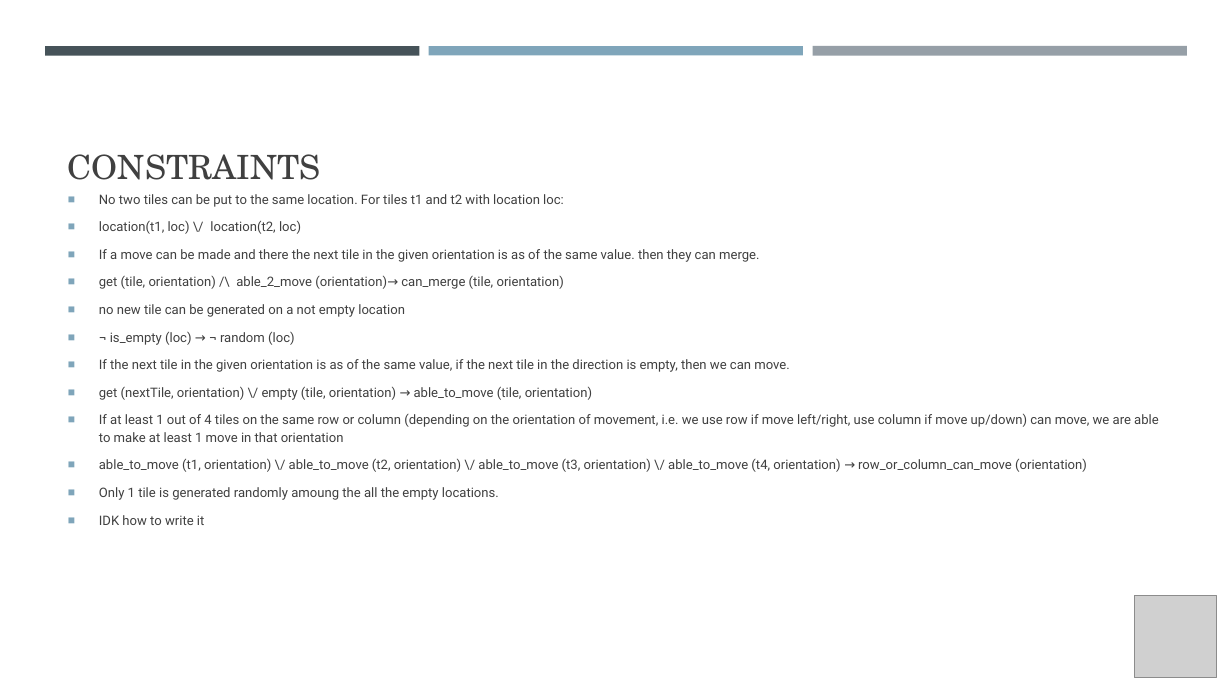
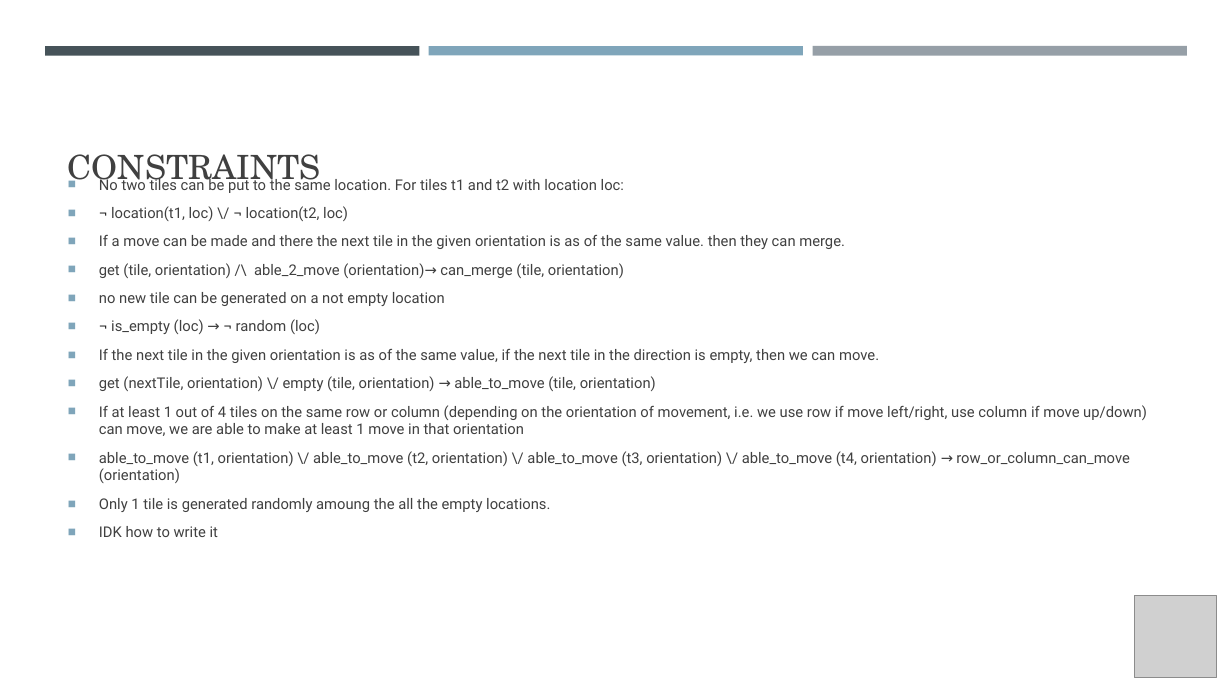
Before and after one commit to WebOps2/CISC-204-Modelling-Project, a slide deck: slide 4 of documents/Group_12_2048.pptx. Drawn at 1232x693 pixels with LibreOffice and Linux fonts; fonts in the diff are those of the drawing; grey boxes stand for pictures. Boxes give left, top, right and bottom in pixels: in the first picture for what was removed or moved away, otherwise in the second. Text is boxed around its words. In the diff, an @@ line names an element or a change of style, - is before the commit and + after.

```diff
--- a/documents/Group_12_2048.pptx
+++ b/documents/Group_12_2048.pptx
@@ text at (x1=111, y1=206, x2=348, y2=221): text changed; size 10.2 to 11.5 pt @@
-■ location(t1, loc) \/ location(t2, loc)
+■ ¬ location(t1, loc) \/ ¬ location(t2, loc)
@@ text at (x1=99, y1=235, x2=1147, y2=537): size 10.2 to 11.5 pt; line spacing 1.1 to 1 @@
```
Also in this commit, not shown: 2 other files.
